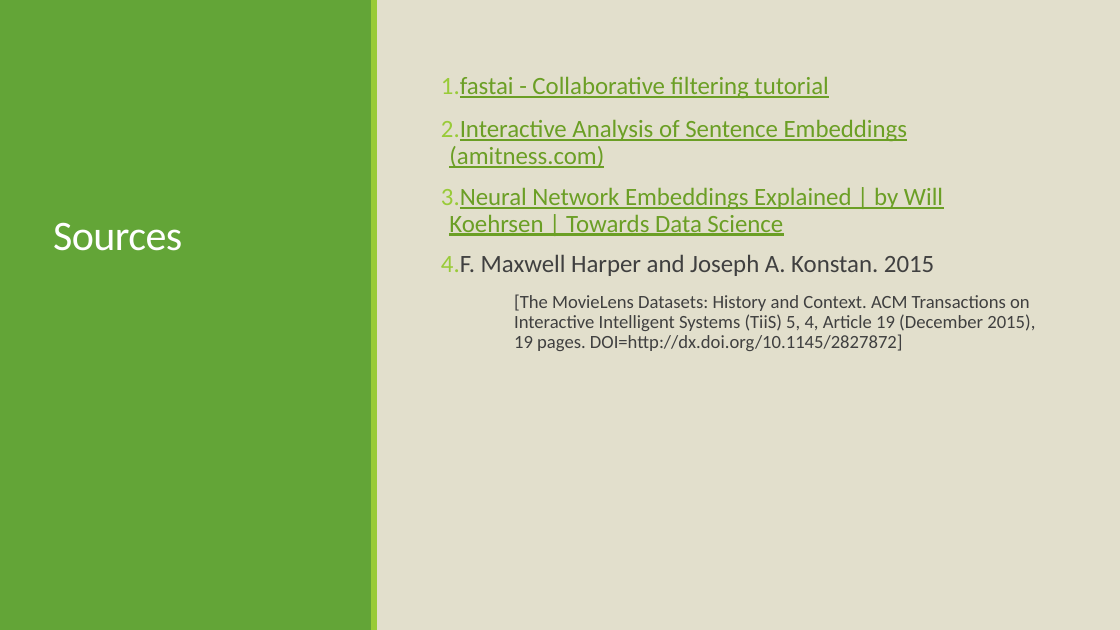
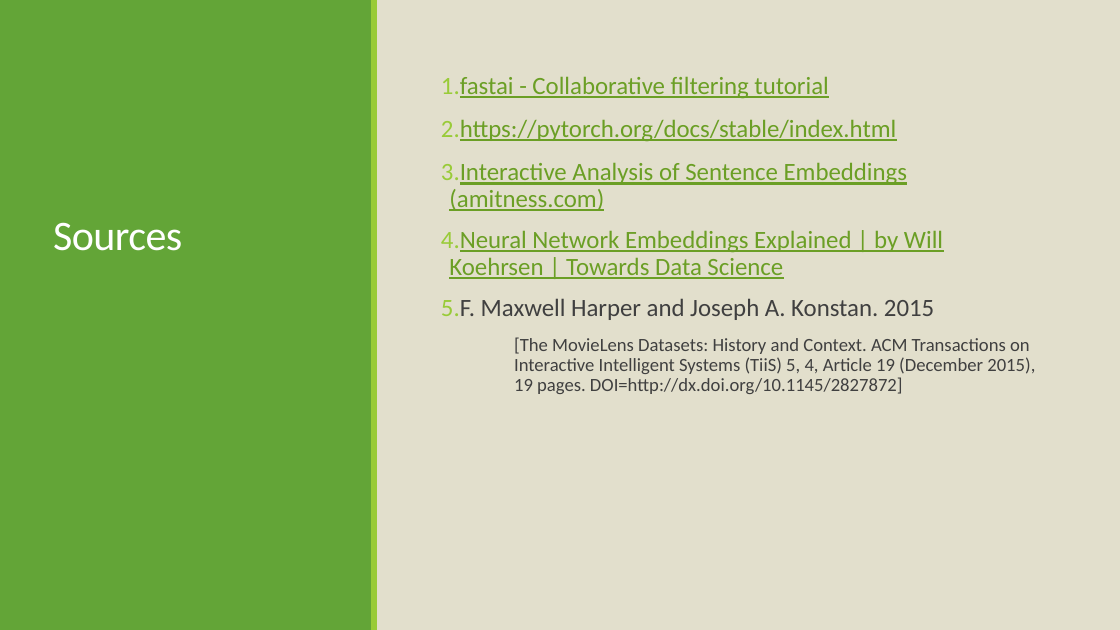
Before and after one commit to ChrisAlex2104/-Recommendation-using-Collaborative-Filtering, a slide deck: slide 21 of AI presentation.pptx (slide 18 before the commit). Drawn at 1120x630 pixels with LibreOffice and Linux fonts; fonts in the diff are those of the drawing. Boxes give left, top, right and bottom in pixels: in the first picture for what was removed or moved away, otherwise in the second. Text is boxed around its words. In the diff, an @@ line names an element or a change of style, - is before the commit and + after.

```diff
--- a/AI presentation.pptx
+++ b/AI presentation.pptx
@@ text at box(441, 119, 896, 142): paragraph added @@
+2. https://pytorch.org/docs/stable/index.html
```
Also in this commit, not shown: 3 other slides changed, 3 slides added, 1 other file.
